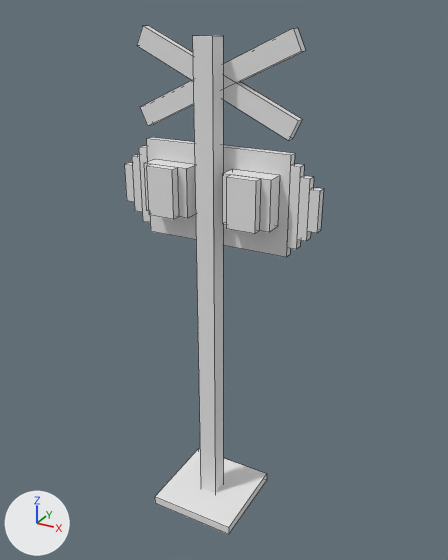
The OBJ model src/main/resources/assets/create_realistic_railroad_crossings/models/block/polish_signal_with_cross_1.obj, before and after one commit.
The view is the same before and after, from a 50 mm lens placed at (1.87, -3.21, 3.39), pointed at (0.06, 0.08, 1.75). Every picture has the same lights, and +X, +Y and +Z are marked at lower left. The older version comes first. Mesh edges are drawn as thin lines. Where no turn or scale is listed for an object, it has been applied to the vertices.
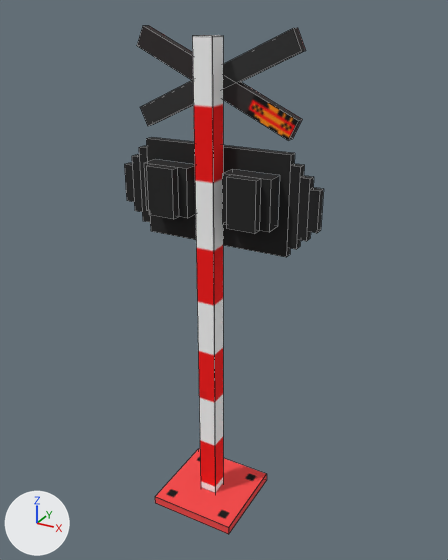
Edits to the bpy script that builds the scene:
```text
Change me_base:
    where me_base.from_pydata(...)  # 8 vertices, 6 faces; spans x -0.312..0.312, y -0.312..0.312, z 0.0..0.063
    remove me_base.materials.append(mat_m_8e1c2202_376b_6155_1f93_0a10157ebc6a)  # white #e7e7e7
    add me_base.materials.append(mat_housing)  # picture img_polish_signal_with_cross_1
Change me_cube:
    where me_cube.from_pydata(...)  # 8 vertices, 6 faces; spans x 0.188..0.375, y -0.125..-0.062, z 2.188..2.5
    remove me_cube.materials.append(mat_m_8e1c2202_376b_6155_1f93_0a10157ebc6a)  # white #e7e7e7
    add me_cube.materials.append(mat_housing)  # picture img_polish_signal_with_cross_1
Change me_cube_005:
    where me_cube_005.from_pydata(...)  # 8 vertices, 6 faces; spans x -0.688..-0.625, y 0.063..0.125, z 2.188..2.438
    remove me_cube_005.materials.append(mat_m_8e1c2202_376b_6155_1f93_0a10157ebc6a)  # white #e7e7e7
    add me_cube_005.materials.append(mat_housing)  # picture img_polish_signal_with_cross_1
Change me_cube_006:
    where me_cube_006.from_pydata(...)  # 8 vertices, 6 faces; spans x -0.625..-0.562, y 0.063..0.125, z 2.125..2.5
    remove me_cube_006.materials.append(mat_m_8e1c2202_376b_6155_1f93_0a10157ebc6a)  # white #e7e7e7
    add me_cube_006.materials.append(mat_housing)  # picture img_polish_signal_with_cross_1
Change me_cube_007:
    where me_cube_007.from_pydata(...)  # 8 vertices, 6 faces; spans x -0.562..-0.5, y 0.063..0.125, z 2.062..2.562
    remove me_cube_007.materials.append(mat_m_8e1c2202_376b_6155_1f93_0a10157ebc6a)  # white #e7e7e7
    add me_cube_007.materials.append(mat_housing)  # picture img_polish_signal_with_cross_1
Change me_cube_008:
    where me_cube_008.from_pydata(...)  # 8 vertices, 6 faces; spans x 0.625..0.688, y 0.063..0.125, z 2.188..2.438
    remove me_cube_008.materials.append(mat_m_8e1c2202_376b_6155_1f93_0a10157ebc6a)  # white #e7e7e7
    add me_cube_008.materials.append(mat_housing)  # picture img_polish_signal_with_cross_1
Change me_cube_009:
    where me_cube_009.from_pydata(...)  # 8 vertices, 6 faces; spans x 0.562..0.625, y 0.063..0.125, z 2.125..2.5
    remove me_cube_009.materials.append(mat_m_8e1c2202_376b_6155_1f93_0a10157ebc6a)  # white #e7e7e7
    add me_cube_009.materials.append(mat_housing)  # picture img_polish_signal_with_cross_1
Change me_cube_010:
    where me_cube_010.from_pydata(...)  # 8 vertices, 6 faces; spans x 0.5..0.562, y 0.063..0.125, z 2.062..2.562
    remove me_cube_010.materials.append(mat_m_8e1c2202_376b_6155_1f93_0a10157ebc6a)  # white #e7e7e7
    add me_cube_010.materials.append(mat_housing)  # picture img_polish_signal_with_cross_1
Change me_cube_011:
    where me_cube_011.from_pydata(...)  # 8 vertices, 6 faces; spans x -0.375..-0.188, y -0.125..-0.062, z 2.188..2.5
    remove me_cube_011.materials.append(mat_m_8e1c2202_376b_6155_1f93_0a10157ebc6a)  # white #e7e7e7
    add me_cube_011.materials.append(mat_housing)  # picture img_polish_signal_with_cross_1
Change me_cube_012:
    where me_cube_012.from_pydata(...)  # 8 vertices, 6 faces; spans x -0.536..0.536, y 0.063..0.125, z 2.706..3.294
    remove me_cube_012.materials.append(mat_m_8e1c2202_376b_6155_1f93_0a10157ebc6a)  # white #e7e7e7
    add me_cube_012.materials.append(mat_housing)  # picture img_polish_signal_with_cross_1
Change me_cube_013:
    where me_cube_013.from_pydata(...)  # 8 vertices, 6 faces; spans x -0.536..0.536, y 0.063..0.125, z 2.706..3.294
    remove me_cube_013.materials.append(mat_m_8e1c2202_376b_6155_1f93_0a10157ebc6a)  # white #e7e7e7
    add me_cube_013.materials.append(mat_housing)  # picture img_polish_signal_with_cross_1
Change me_light_chamber_left:
    where me_light_chamber_left.from_pydata(...)  # 8 vertices, 6 faces; spans x -0.438..-0.125, y -0.062..0.063, z 2.188..2.5
    remove me_light_chamber_left.materials.append(mat_m_8e1c2202_376b_6155_1f93_0a10157ebc6a)  # white #e7e7e7
    add me_light_chamber_left.materials.append(mat_housing)  # picture img_polish_signal_with_cross_1
Change me_light_chamber_right:
    where me_light_chamber_right.from_pydata(...)  # 8 vertices, 6 faces; spans x 0.125..0.438, y -0.062..0.063, z 2.188..2.5
    remove me_light_chamber_right.materials.append(mat_m_8e1c2202_376b_6155_1f93_0a10157ebc6a)  # white #e7e7e7
    add me_light_chamber_right.materials.append(mat_housing)  # picture img_polish_signal_with_cross_1
Change me_pole:
    where me_pole.from_pydata(...)  # 8 vertices, 6 faces; spans x -0.06..0.06, y -0.06..0.06, z 0.0..3.25
    remove me_pole.materials.append(mat_m_8e1c2202_376b_6155_1f93_0a10157ebc6a)  # white #e7e7e7
    add me_pole.materials.append(mat_housing)  # picture img_polish_signal_with_cross_1
Change me_shield:
    where me_shield.from_pydata(...)  # 8 vertices, 6 faces; spans x -0.5..0.5, y 0.063..0.125, z 2.0..2.625
    remove me_shield.materials.append(mat_m_8e1c2202_376b_6155_1f93_0a10157ebc6a)  # white #e7e7e7
    add me_shield.materials.append(mat_housing)  # picture img_polish_signal_with_cross_1
```

What differs and where, as boxes (x1, y1, x2, y2) in the pictures (448 x 560 px):
'pole', recoloured: (192, 35, 223, 493) in both
'shield', recoloured (white to black): (146, 137, 295, 257) in both
'base', recoloured (white to red): (155, 449, 267, 534) in both
'cube.012', recoloured (white to black): (137, 26, 302, 140) in both
'cube.013', recoloured (white to black): (140, 28, 306, 126) in both
'cube', recoloured (white to black): (226, 175, 261, 234) in both
'cube.011', recoloured (white to black): (146, 164, 179, 219) in both
'light chamber right', recoloured (white to black): (222, 169, 280, 232) in both
'light chamber left', recoloured (white to black): (144, 159, 196, 218) in both
'cube.010', recoloured (white to black): (287, 164, 304, 249) in both
'cube.009', recoloured (white to black): (297, 176, 314, 241) in both
'cube.008', recoloured (white to black): (307, 188, 323, 233) in both
'cube.006', recoloured (white to black): (132, 154, 142, 212) in both
'cube.007', recoloured (white to black): (139, 146, 150, 222) in both
'cube.005', recoloured (white to black): (124, 163, 134, 202) in both
